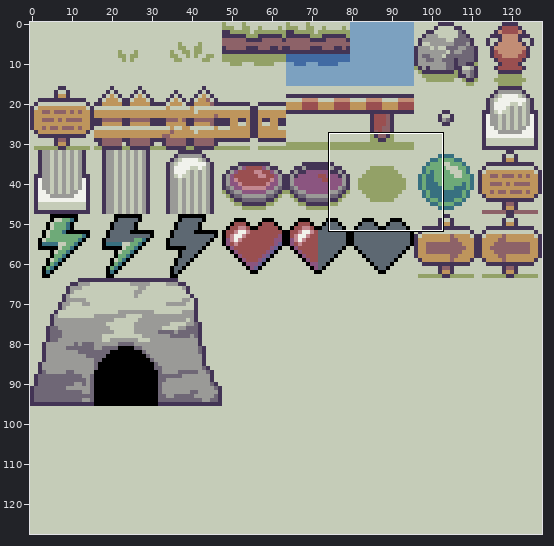
Two states of a pixel-art file, resources/textures/tileset.aseprite. Above, an overview of the earlier version with the close-up marked.
Close-up. Before the edit:
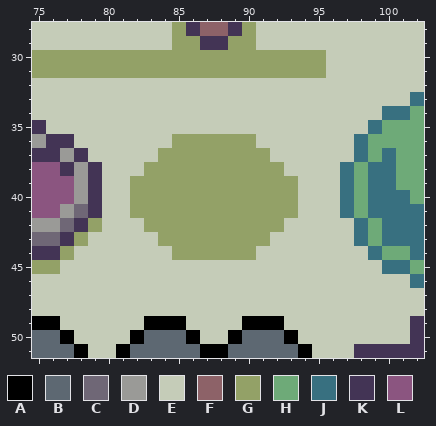
128x128 pixels, 1 frame. Shown: x 75..102, y 28..51.
Visible layers, top first: "TileMap", "Background".
Palette (. is transparent): A #000000  B #5d6872  C #6f6776  D #9a9a97  E #c5ccb8  F #8d6268  G #93a167  H #6eaa78  J #387080  K #433455  L #8b5580
Pixels before, first column x 75:
28 EEEEEEEEEEGKFFKGEEEEEEEEEEEE
29 EEEEEEEEEEGGKKGGEEEEEEEEEEEE
30 GGGGGGGGGGGGGGGGGGGGGEEEEEEE
31 GGGGGGGGGGGGGGGGGGGGGEEEEEEE
32 EEEEEEEEEEEEEEEEEEEEEEEEEEEE
33 EEEEEEEEEEEEEEEEEEEEEEEEEEEJ
34 EEEEEEEEEEEEEEEEEEEEEEEEEJJH
35 KEEEEEEEEEEEEEEEEEEEEEEEJHHH
36 DKKEEEEEEEGGGGGGEEEEEEEJHHHH
37 KKDKEEEEEGGGGGGGGEEEEEEJHJHH
38 LLKDKEEEGGGGGGGGGGEEEEJHJJHH
39 LLLDKEEGGGGGGGGGGGGEEEJHJJHH
40 LLLDKEEGGGGGGGGGGGGEEEJHJJJH
41 LLDCKEEGGGGGGGGGGGGEEEJHJJJJ
42 DDCKGEEEGGGGGGGGGGEEEEEJHJJJ
43 CCKGEEEEEGGGGGGGGEEEEEEJHJJJ
44 KKGEEEEEEEGGGGGGEEEEEEEEJHHJ
45 GGEEEEEEEEEEEEEEEEEEEEEEEJJH
46 EEEEEEEEEEEEEEEEEEEEEEEEEEEJ
47 EEEEEEEEEEEEEEEEEEEEEEEEEEEE
48 EEEEEEEEEEEEEEEEEEEEEEEEEEEE
49 AAEEEEEEAAAEEEEAAAEEEEEEEEEK
50 BBAEEEEABBBAEEABBBAEEEEEEEEK
51 BBBAEEABBBBBAABBBBBAEEEKKKKK
After:
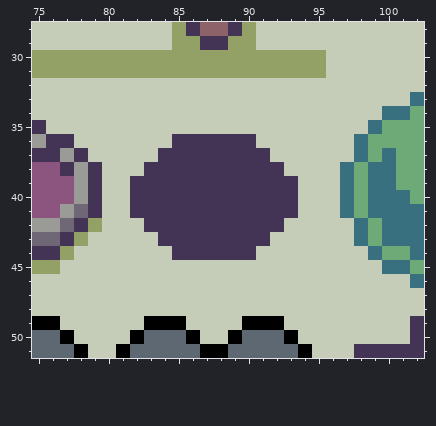
The commit says: Fix bat shadows on non grass tiles
Change:
Layer "TileMap":
y 36: x 85..90 GGGGGG -> KKKKKK
y 37: x 84..91 GGGGGGGG -> KKKKKKKK
y 38: x 83..92 GGGGGGGGGG -> KKKKKKKKKK
y 39..41: x 82..93 GGGGGGGGGGGG -> KKKKKKKKKKKK
y 42: x 83..92 GGGGGGGGGG -> KKKKKKKKKK
y 43: x 84..91 GGGGGGGG -> KKKKKKKK
y 44: x 85..90 GGGGGG -> KKKKKK
Where, in picture pixels (left, top, right, bottom), the same in both close-ups:
changed: (130, 134, 298, 260)
